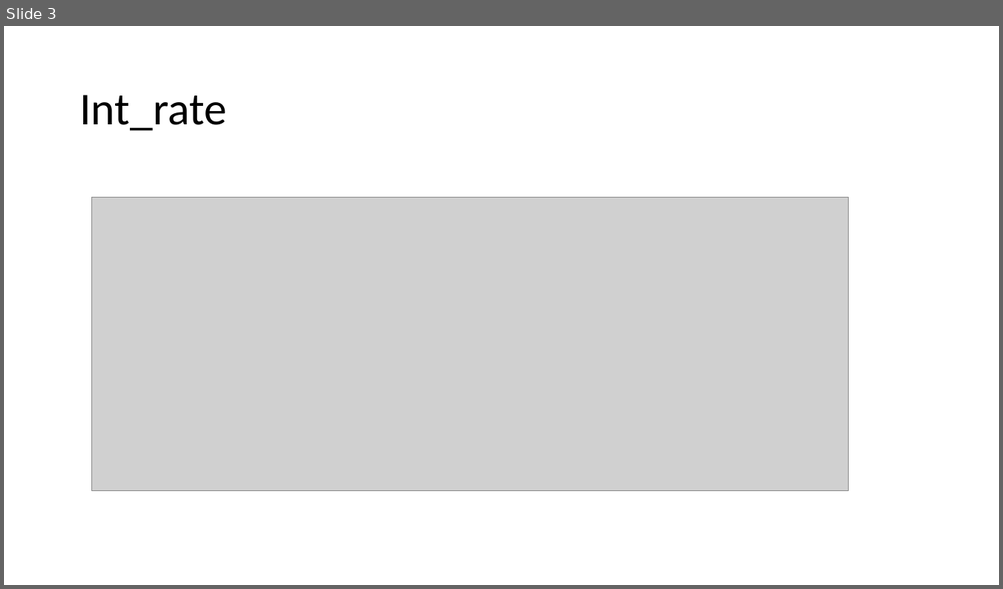
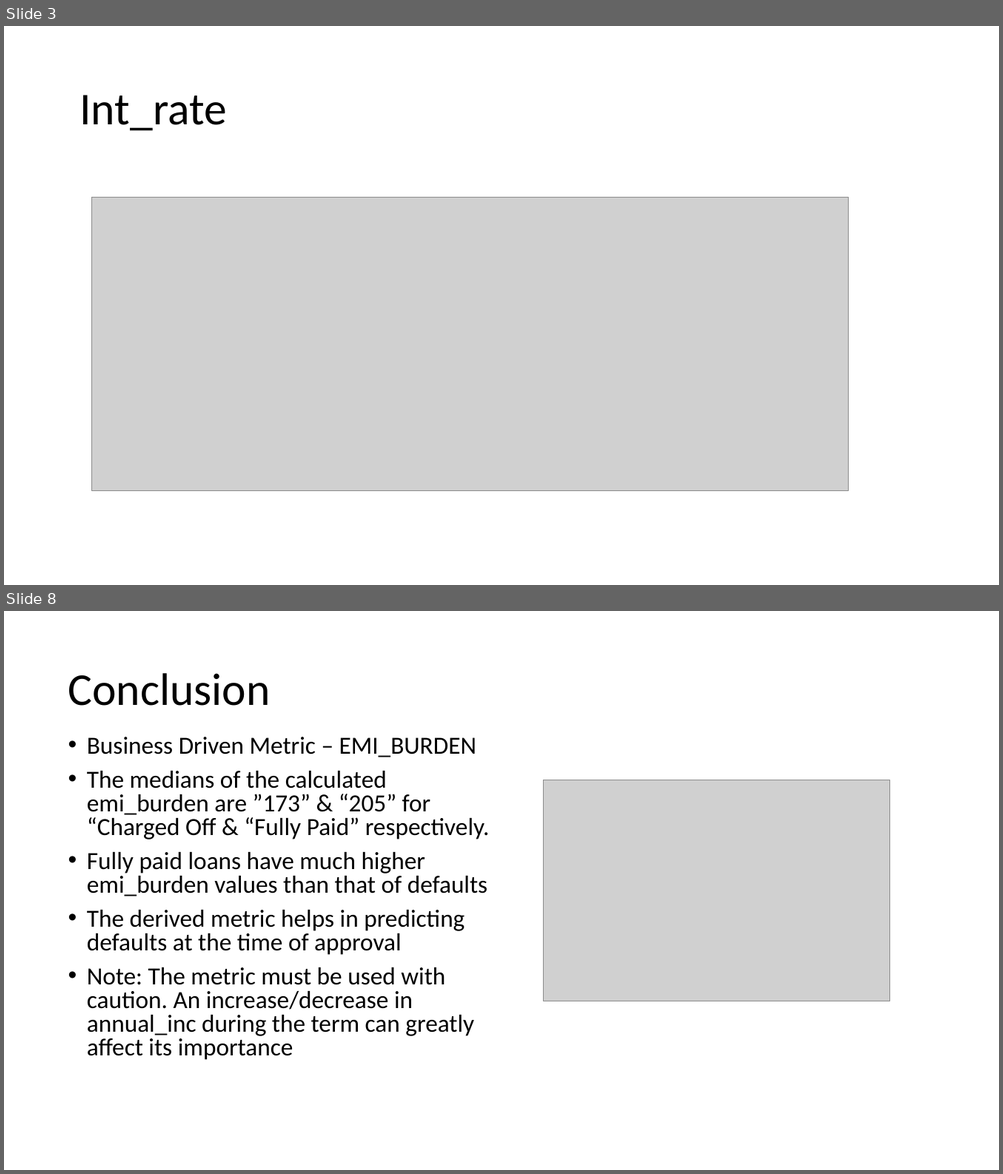
Before and after one commit to krishnajiraoh/upGrad_lending_club_case_study, a slide deck: Insights.pptx. Shown one above the other, each under a label of ours: slide 3 before the commit, slides 3 and 8 after it; the slides between them are not shown. The pictures are 1003x589 and 1003x1174 pixels, drawn with LibreOffice and Linux fonts; fonts in the diff are those of the drawing; grey boxes stand for pictures. Boxes give left, top, right and bottom in pixels: in the first picture for what was removed or moved away, otherwise in the second. Text is boxed around its words. In the diff, an @@ line names an element or a change of style, - is before the commit and + after.

```diff
--- a/Insights.pptx
+++ b/Insights.pptx
@@ slide 8 added at (4, 611, 999, 1170), background #FFFFFF @@
@@ title added at (68, 673, 270, 706), 44 pt, text #000000 @@
+Conclusion
@@ text added at (87, 737, 489, 1060), 23.8 pt, text #000000 @@
+• Business Driven Metric – EMI_BURDEN
+• The medians of the calculated emi_burden are ”173” & “205” for “Charged Off & “Fully Paid” respectively.
+• Fully paid loans have much higher emi_burden values than that of defaults
+• The derived metric helps in predicting defaults at the time of approval
+• Note: The metric must be used with caution. An increase/decrease in annual_inc during the term can greatly affect its importance
@@ picture added at (543, 780, 890, 1001) @@
```
Also in this commit, not shown: 5 other slides added, 1 slide removed, 3 other files.
